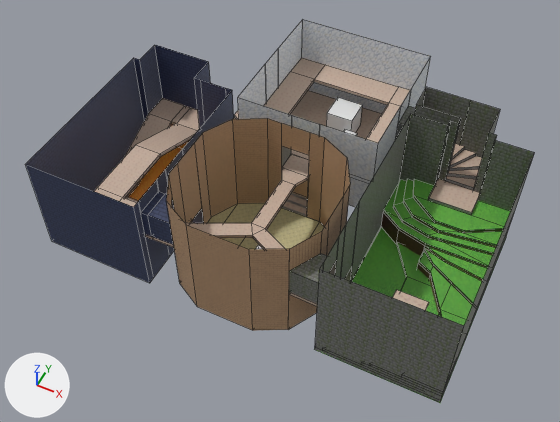
One commit to the Blender file assets/level-map.blend: the scene before it, then after it.
Rendered twice from a 50 mm camera at (30.9, -56.2, 82.0) aimed at (-0.4, 6.4, 3.6). Lighting does not change. The marker at lower left points along +X, +Y and +Z. Mesh edges are drawn as thin lines on the coarser meshes.

Names of what the first picture shows: 'Circle-Coridors', 'Circle-Floor', 'Circle-Ramp', 'Circle-Wall.002', 'Cube.001', 'Foundry-Ramp', 'Foundry-Wall', 'Gallery-Ramp', 'Gallery-Wall', 'Yard-Floor', 'Yard-Low-Hill', 'Yard-Wall', 'Yard-hill-top'.
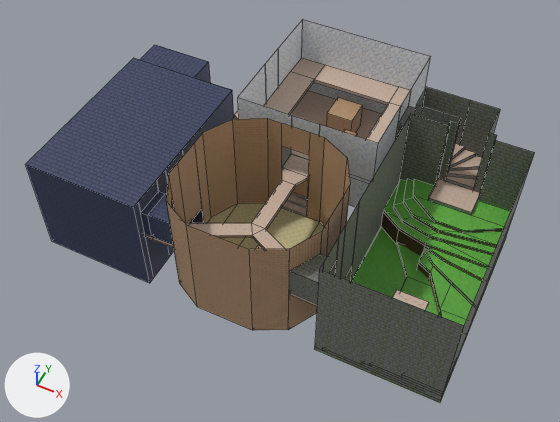
Boxes (x1, y1, x2, y2) around the edits, measured in the pictures (560 x 422 px):
```json
{"object": "Foundry-Roof", "change": "shown", "after": [26, 45, 232, 207], "on screen": "blue"}
{"object": "Cube.001", "change": "recoloured", "before": [326, 98, 362, 133], "after": [326, 98, 362, 133], "on screen": "white to beige"}
{"object": "Foundry-Ramp", "change": "unchanged, covered by the edit", "before": [94, 98, 200, 239], "after": [145, 234, 152, 239]}
{"object": "Foundry-Floor", "change": "unchanged, covered by the edit", "before": [128, 124, 192, 237], "after": [141, 191, 192, 237]}
```

The change, as JSON lines over the scene's bpy script:
```json
{"block": "me_cube_001", "where": "me_cube_001.from_pydata(...)  # 8 vertices, 6 faces; spans x -1.0..1.0, y -1.0..1.0, z -1.0..1.0"}
{"op": "remove", "block": "me_cube_001", "code": "me_cube_001.materials.append(mat_material_001)  # white #e7e7e7"}
{"op": "add", "block": "me_cube_001", "code": "me_cube_001.materials.append(mat_04_12_wall)  # picture img_04_12_wall_png"}
{"block": "me_plane_031", "where": "me_plane_031.from_pydata(...)  # 8 vertices, 2 faces; spans x -9.0..7.0, y -11.0..17.0, z 15.0"}
{"block": "me_plane_031", "where": "# used by ob_foundry_roof; location = (-19.0, 2.0, -1.0)"}
{"block": "me_plane_031", "change": "me_plane_031 part 1: texture (UV) coordinates of 2 of 2 faces, centred in x -3.5..-1.0, y 1.0..15.0, z 15.0, changed; they spanned u 0.0..1.0, v 0.0..1.0 and now span u -3.75..4.58, v -4.5..5.5"}
{"op": "add", "block": "me_plane_031", "code": "me_plane_031.materials.append(mat_05_01_wall)  # picture img_05_01_wall_png"}
{"op": "remove", "block": "ob_foundry_roof", "code": "ob_foundry_roof.hide_set(True)"}
```
